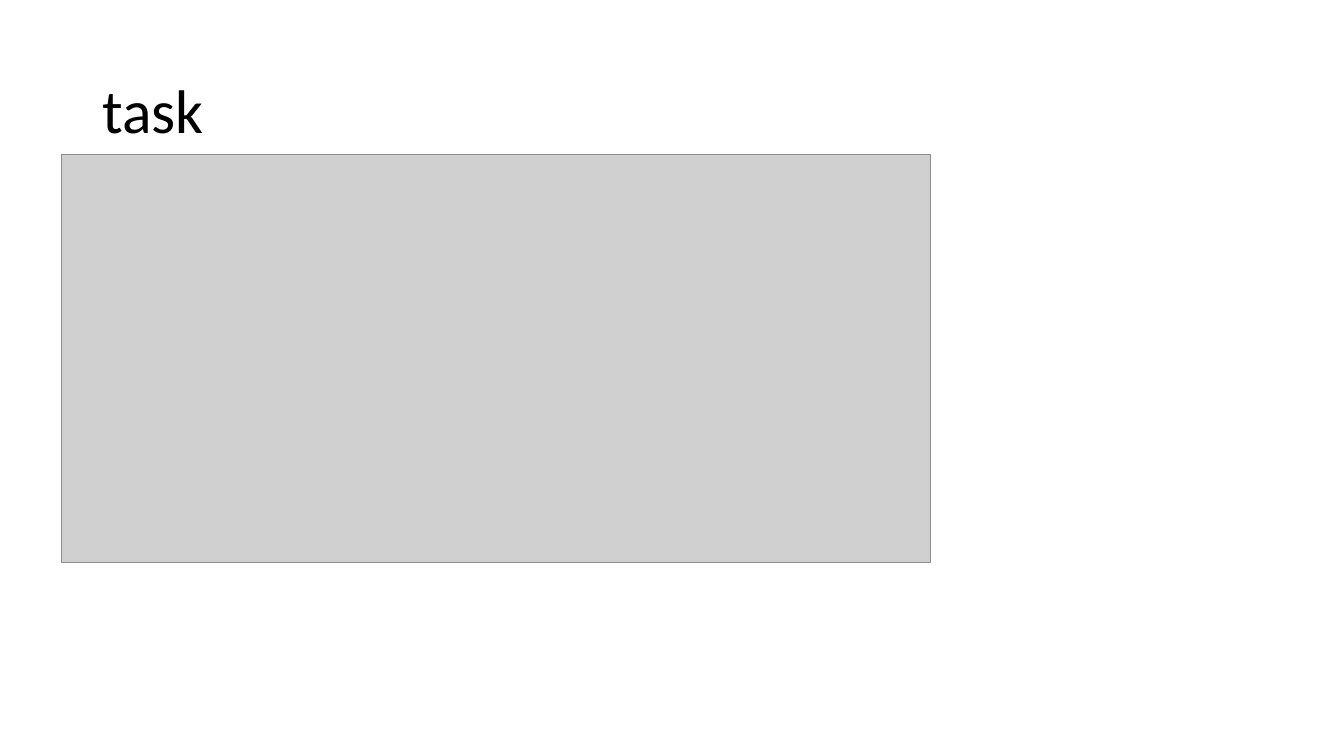
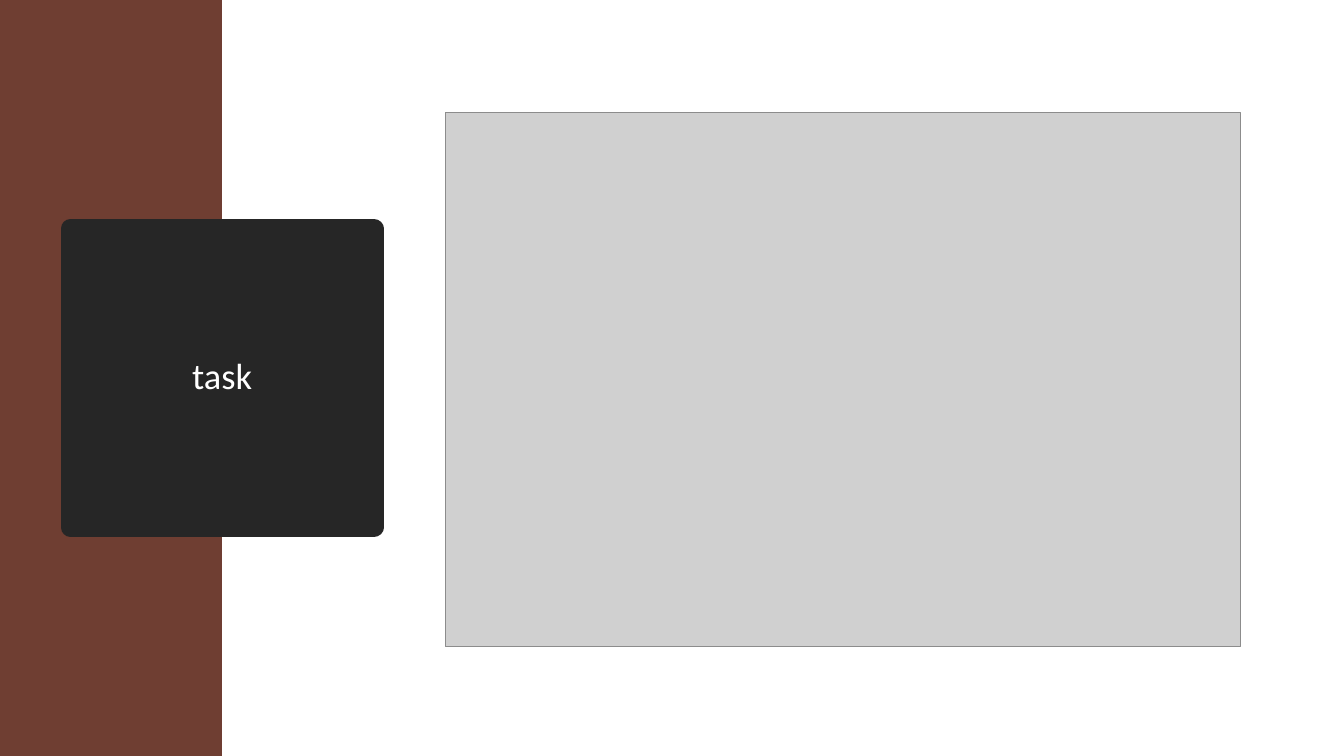
Before and after one commit to hilagithub/timeManager, a slide deck: slide 17 of src/מצגת- פרויקט.pptx (slide 12 before the commit). Drawn at 1344x756 pixels with LibreOffice and Linux fonts; fonts in the diff are those of the drawing; grey boxes stand for pictures. Boxes give left, top, right and bottom in pixels: in the first picture for what was removed or moved away, otherwise in the second. Text is boxed around its words. In the diff, an @@ line names an element or a change of style, - is before the commit and + after.

```diff
--- a/src/מצגת- פרויקט.pptx
+++ b/src/מצגת- פרויקט.pptx
@@ rectangle added at [0, 0, 222, 756], fill #6F3E32 @@
@@ picture: place and size @@
-picture at [62, 154, 931, 563]
+picture at [446, 113, 1241, 646]
@@ title "task": place and size @@
-title "task" at [102, 90, 203, 134]
+title "task" at [71, 229, 374, 527]
@@ title "task" at [71, 229, 374, 527]: size 44 to 26 pt, text colour #000000 to #FFFFFF; alignment left to centre; fill none to #262626; outline none to #262626 13.75 pt @@
```
Also in this commit, not shown: 7 other slides changed, 5 slides added, 17 other files.
